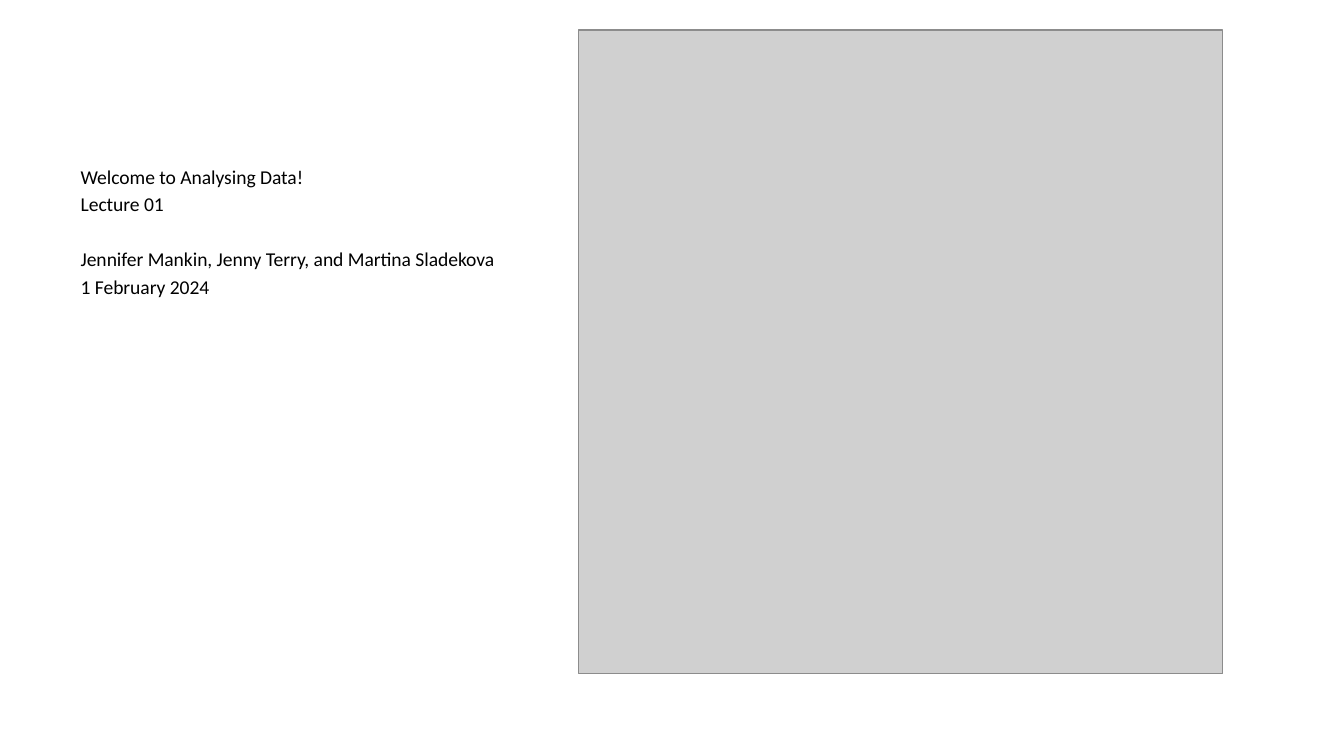
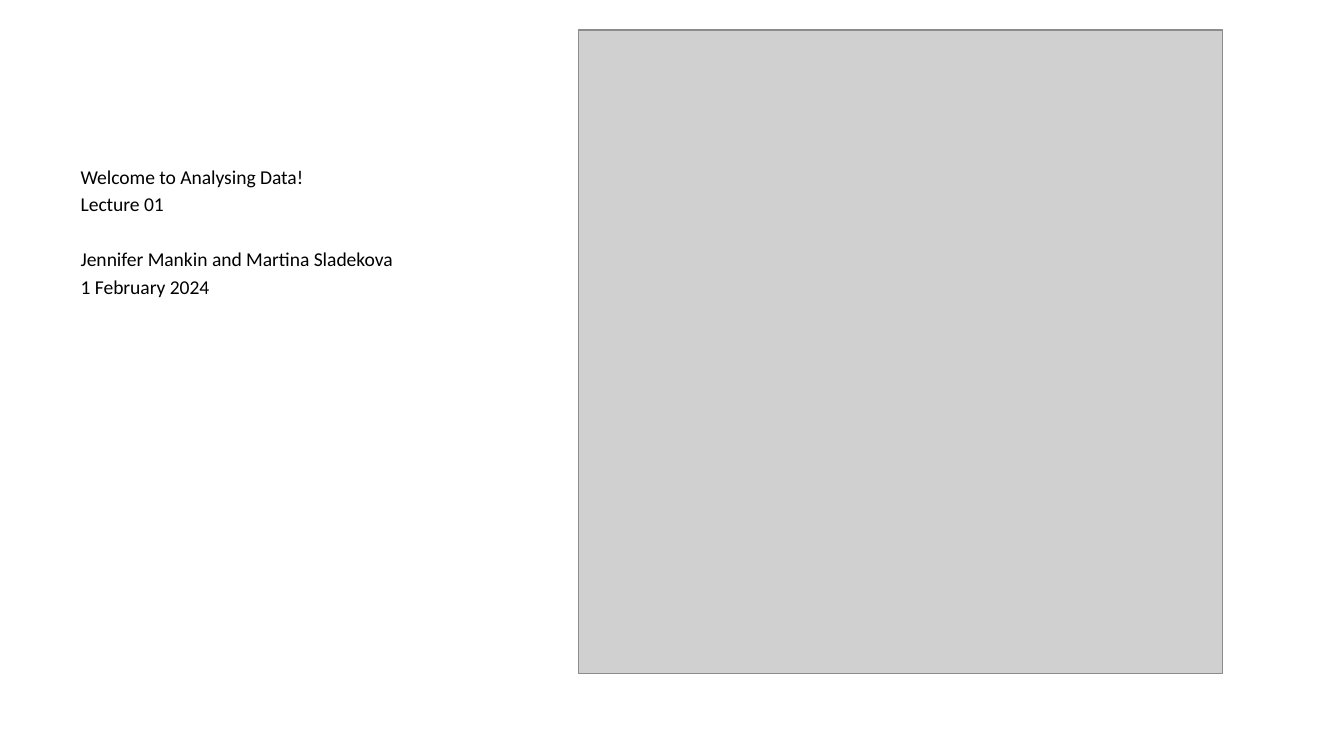
Before and after one commit to SussexPsychMethods/and_lectures, a slide deck: slide 1 of 2024/lecture_01.pptx (slide 2 before the commit). Drawn at 1344x756 pixels with LibreOffice and Linux fonts; fonts in the diff are those of the drawing; grey boxes stand for pictures. Boxes give left, top, right and bottom in pixels: in the first picture for what was removed or moved away, otherwise in the second. Text is boxed around its words. In the diff, an @@ line names an element or a change of style, - is before the commit and + after.

```diff
--- a/2024/lecture_01.pptx
+++ b/2024/lecture_01.pptx
@@ text at [81,252,393,266]: text changed @@
-Jennifer Mankin, Jenny Terry, and Martina Sladekova
+Jennifer Mankin and Martina Sladekova
```
Also in this commit, not shown: 1 other slide changed, 1 slide removed, 1 other file.
